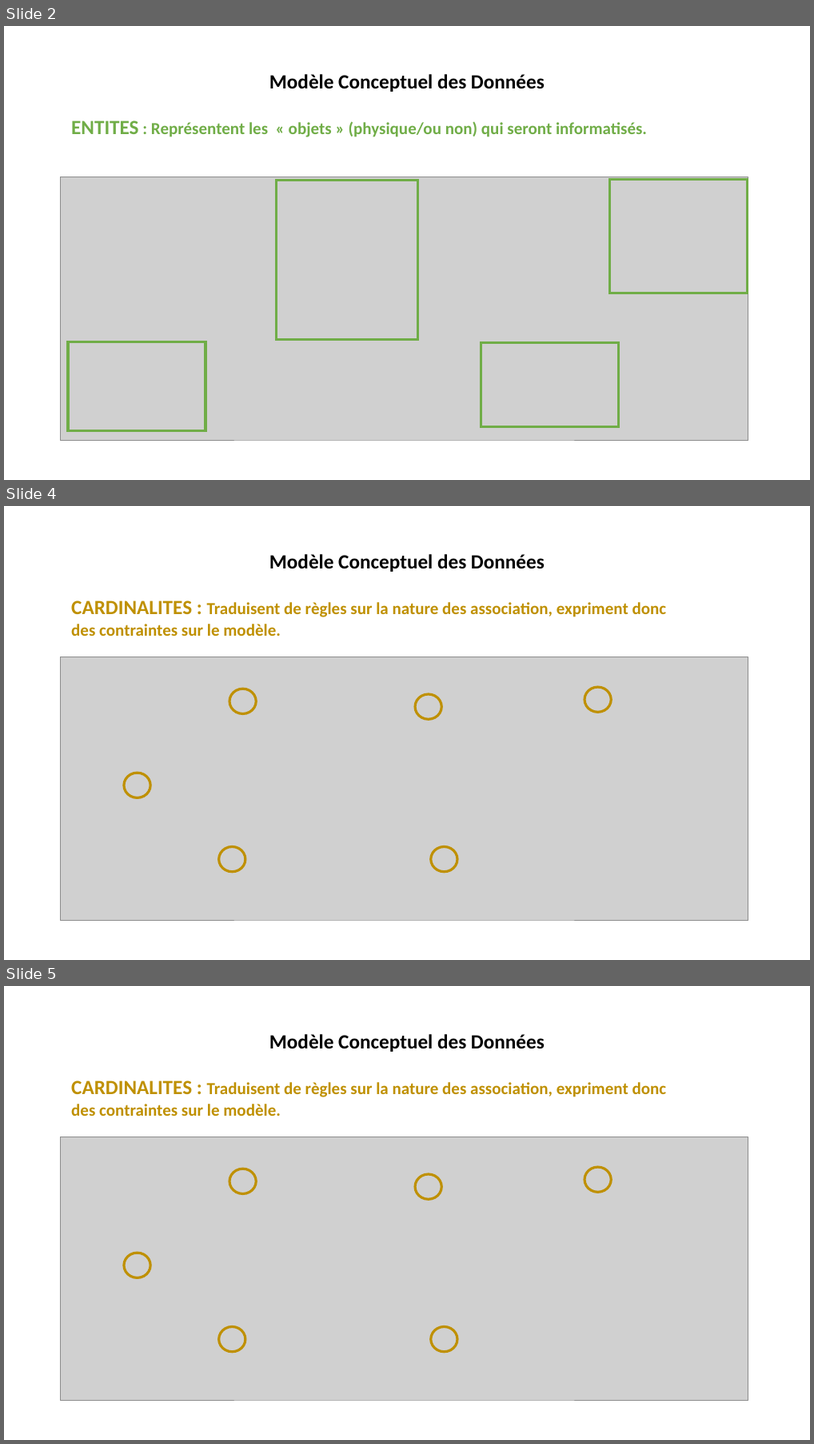
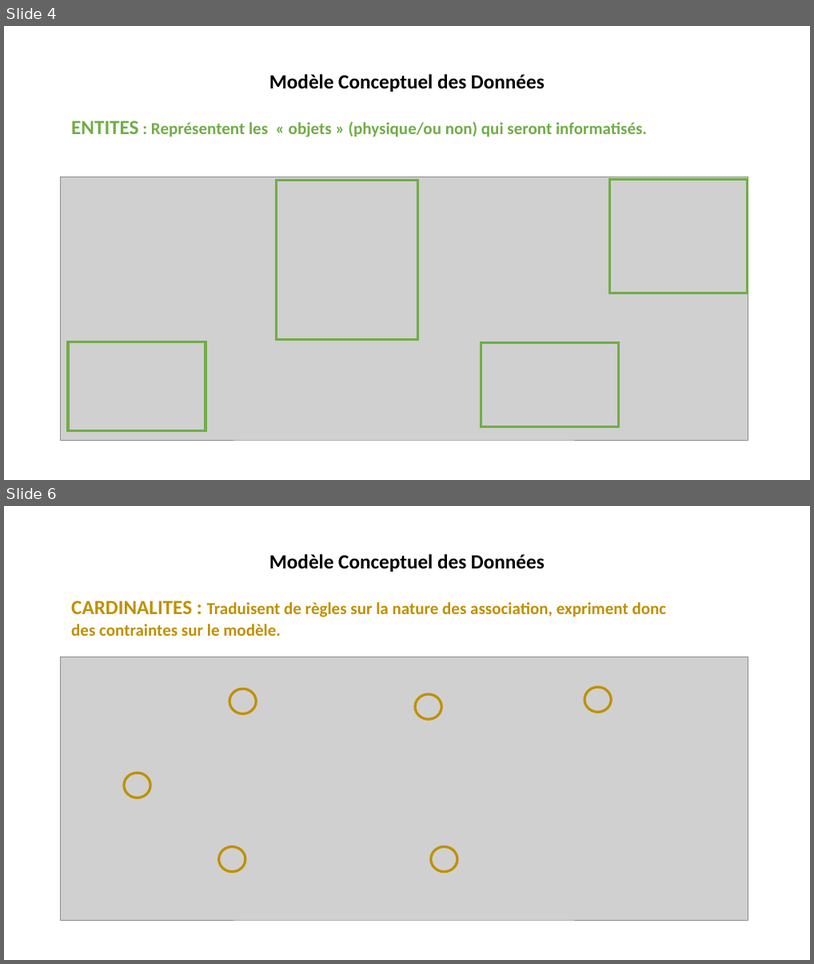
Before and after one commit to Npaci/Java, a slide deck: Présentation_Labo1.pptx. Shown one above the other, each under a label of ours: slides 2, 4 and 5 before the commit, slides 4 and 6 after it; the slides between them are not shown. The pictures are 814x1444 and 814x964 pixels, drawn with LibreOffice and Linux fonts; fonts in the diff are those of the drawing; grey boxes stand for pictures. Boxes give left, top, right and bottom in pixels: in the first picture for what was removed or moved away, otherwise in the second. Text is boxed around its words. In the diff, an @@ line names an element or a change of style, - is before the commit and + after.

```diff
--- a/Présentation_Labo1.pptx
+++ b/Présentation_Labo1.pptx
@@ slide 4 removed at [4,506,810,960], background #FFFFFF @@
@@ text removed at [270,554,545,572] @@
-Modèle Conceptuel des Données
@@ text removed at [71,600,667,636] @@
-CARDINALITES : Traduisent de règles sur la nature des association, expriment donc des contraintes sur le modèle.
@@ picture removed at [60,657,750,920] @@
@@ ellipse removed at [230,688,256,713] @@
@@ ellipse removed at [415,694,442,719] @@
@@ ellipse removed at [585,687,611,712] @@
@@ ellipse removed at [124,772,150,797] @@
@@ ellipse removed at [218,847,246,872] @@
@@ ellipse removed at [431,847,458,872] @@
@@ what was slide 2 is now slide 4 @@
@@ what was slide 5 is now slide 6 @@
```
Also in this commit, not shown: 1 slide changed, 4 slides added, 3 other files.
